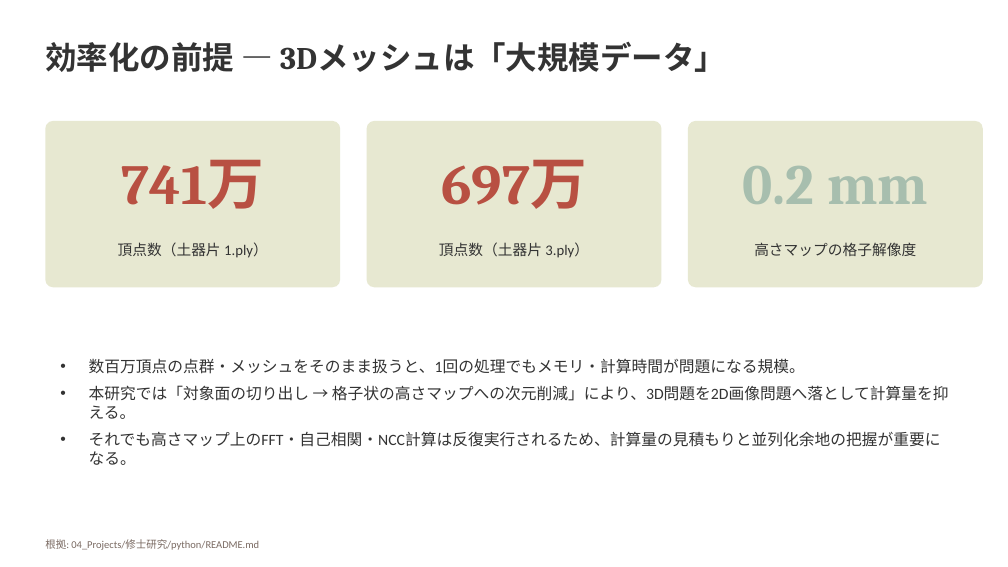
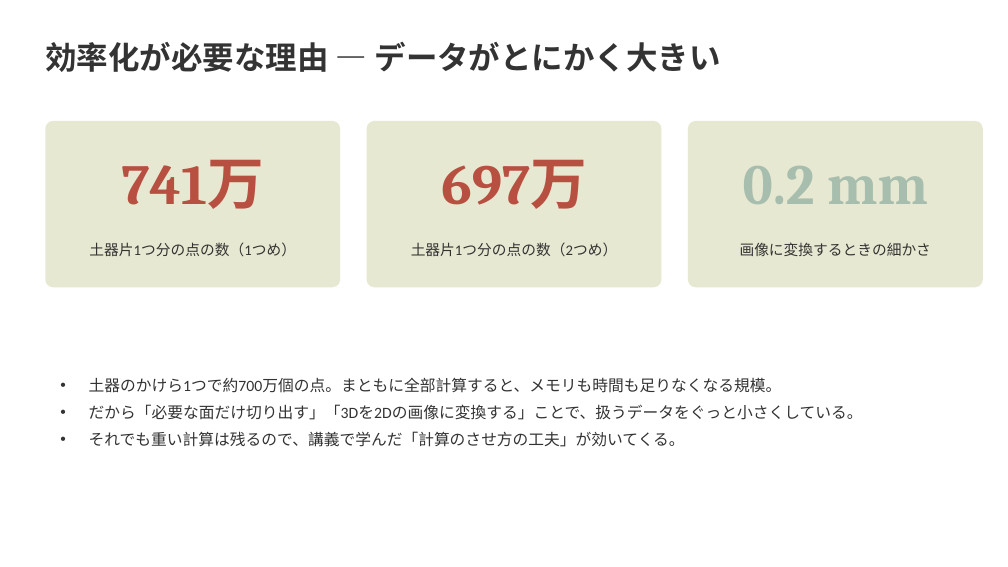
Before and after one commit to Ryusan09/MultivariatAanalysis, a slide deck: slide 6 of 13/第13回発表_修士研究と大規模計算.pptx. Drawn at 1008x567 pixels with LibreOffice and Linux fonts; fonts in the diff are those of the drawing. Boxes give left, top, right and bottom in pixels: in the first picture for what was removed or moved away, otherwise in the second. Text is boxed around its words. In the diff, an @@ line names an element or a change of style, - is before the commit and + after.

```diff
--- a/13/第13回発表_修士研究と大規模計算.pptx
+++ b/13/第13回発表_修士研究と大規模計算.pptx
@@ text at <box>45,42,721,72</box>: text changed @@
-効率化の前提 — 3Dメッシュは「大規模データ」
+効率化が必要な理由 — データがとにかく大きい
@@ text at <box>89,242,295,256</box>: text changed @@
-頂点数（土器片 1.ply）
+土器片1つ分の点の数（1つめ）
@@ text at <box>411,242,617,256</box>: text changed @@
-頂点数（土器片 3.ply）
+土器片1つ分の点の数（2つめ）
@@ text at <box>740,242,931,256</box>: text changed @@
-高さマップの格子解像度
+画像に変換するときの細かさ
@@ text at <box>89,378,863,447</box>: text changed @@
-• 数百万頂点の点群・メッシュをそのまま扱うと、1回の処理でもメモリ・計算時間が問題になる規模。
-• 本研究では「対象面の切り出し → 格子状の高さマップへの次元削減」により、3D問題を2D画像問題へ落として計算量を抑える。
-• それでも高さマップ上のFFT・自己相関・NCC計算は反復実行されるため、計算量の見積もりと並列化余地の把握が重要になる。
+• 土器のかけら1つで約700万個の点。まともに全部計算すると、メモリも時間も足りなくなる規模。
+• だから「必要な面だけ切り出す」「3Dを2Dの画像に変換する」ことで、扱うデータをぐっと小さくしている。
+• それでも重い計算は残るので、講義で学んだ「計算のさせ方の工夫」が効いてくる。
@@ text removed at <box>45,539,259,550</box> @@
-根拠: 04_Projects/修士研究/python/README.md
```
Also in this commit, not shown: 7 other slides changed, 2 slides added, 2 slides removed, 1 other file.
